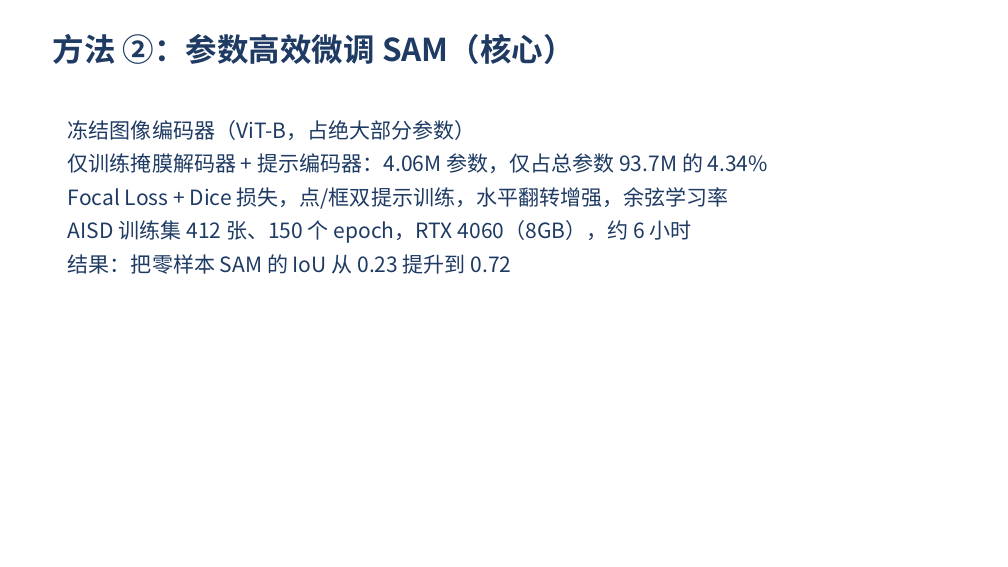
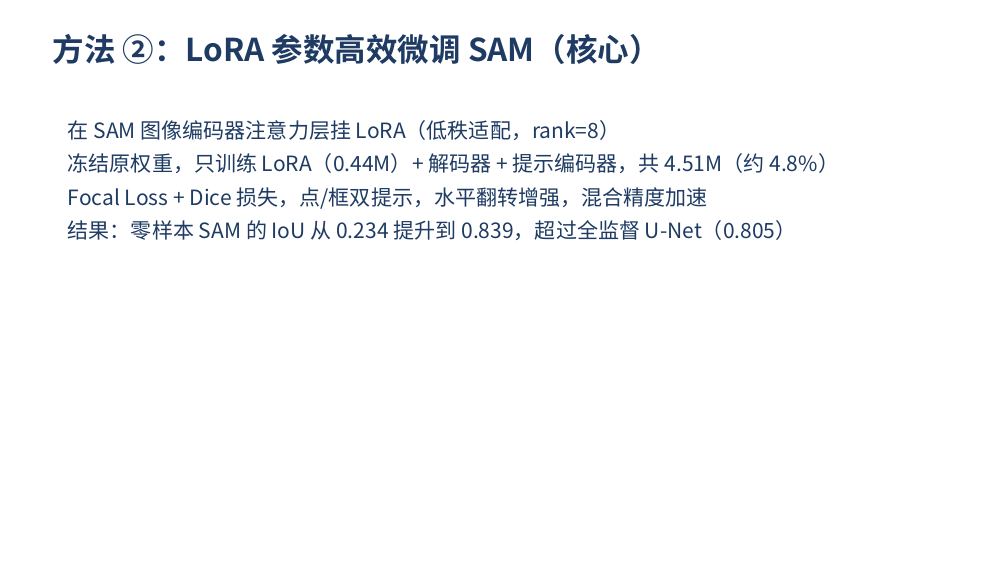
Before and after one commit to forever352/shadow-sam-remote-sensing, a slide deck: slide 5 of 结题答辩PPT_最终版.pptx. Drawn at 1008x567 pixels with LibreOffice and Linux fonts; fonts in the diff are those of the drawing. Boxes give left, top, right and bottom in pixels: in the first picture for what was removed or moved away, otherwise in the second. Text is boxed around its words. In the diff, an @@ line names an element or a change of style, - is before the commit and + after.

Commit message:
更新：LoRA微调(IoU 0.839/BER 0.050,超U-Net) + 重写结题报告/答辩稿/PPT + demo支持LoRA

```diff
--- a/结题答辩PPT_最终版.pptx
+++ b/结题答辩PPT_最终版.pptx
@@ text at <box>53,34,661,64</box>: text changed @@
-方法 ②：参数高效微调 SAM（核心）
+方法 ②：LoRA 参数高效微调 SAM（核心）
@@ text at <box>68,120,839,240</box>: text changed @@
-冻结图像编码器（ViT-B，占绝大部分参数）
-仅训练掩膜解码器 + 提示编码器：4.06M 参数，仅占总参数 93.7M 的 4.34%
-Focal Loss + Dice 损失，点/框双提示训练，水平翻转增强，余弦学习率
-AISD 训练集 412 张、150 个 epoch，RTX 4060（8GB），约 6 小时
-结果：把零样本 SAM 的 IoU 从 0.23 提升到 0.72
+在 SAM 图像编码器注意力层挂 LoRA（低秩适配，rank=8）
+冻结原权重，只训练 LoRA（0.44M）+ 解码器 + 提示编码器，共 4.51M（约 4.8%）
+Focal Loss + Dice 损失，点/框双提示，水平翻转增强，混合精度加速
+结果：零样本 SAM 的 IoU 从 0.234 提升到 0.839，超过全监督 U-Net（0.805）
```
Also in this commit, not shown: 3 other slides changed, 7 other files.
